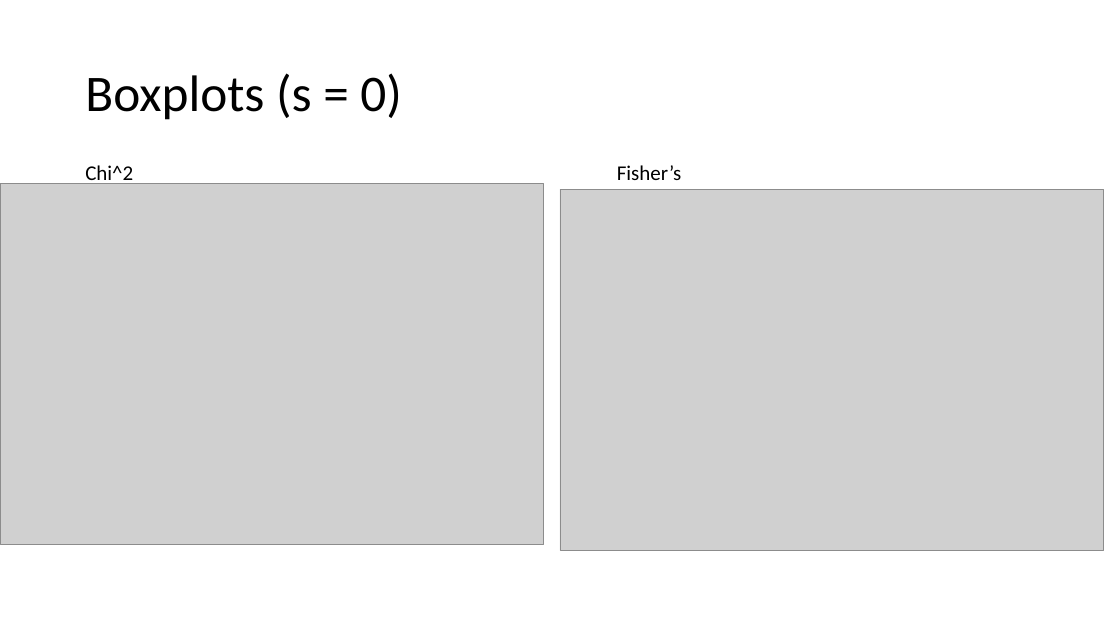
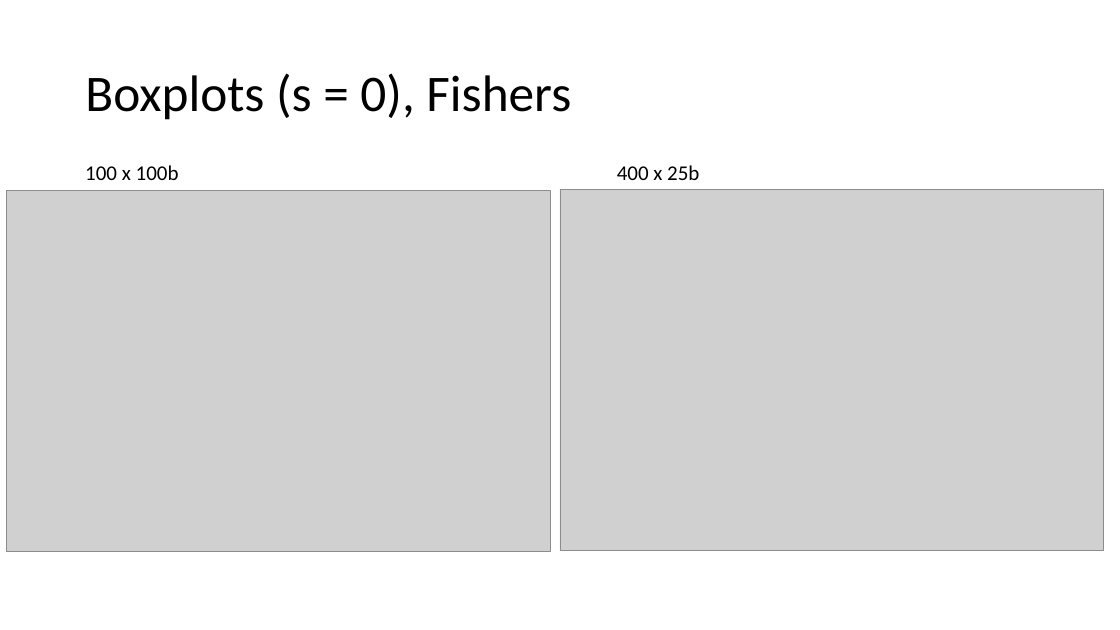
Before and after one commit to jon-mah/RDM_HW, a slide deck: slide 17 of Summary/20201118_RDM_HW_rotation_update.pptx. Drawn at 1120x630 pixels with LibreOffice and Linux fonts; fonts in the diff are those of the drawing; grey boxes stand for pictures. Boxes give left, top, right and bottom in pixels: in the first picture for what was removed or moved away, otherwise in the second. Text is boxed around its words. In the diff, an @@ line names an element or a change of style, - is before the commit and + after.

```diff
--- a/Summary/20201118_RDM_HW_rotation_update.pptx
+++ b/Summary/20201118_RDM_HW_rotation_update.pptx
@@ title at [85,73,571,120]: text changed @@
-Boxplots (s = 0)
+Boxplots (s = 0), Fishers
@@ text at [85,165,179,180]: text changed @@
-Chi^2
+100 x 100b
@@ text at [617,165,699,180]: text changed @@
-Fisher’s
+400 x 25b
@@ picture: place and size @@
-picture at [0,183,544,544]
+picture at [7,190,550,551]
```
Also in this commit, not shown: 4 other slides changed, 36 other files.
